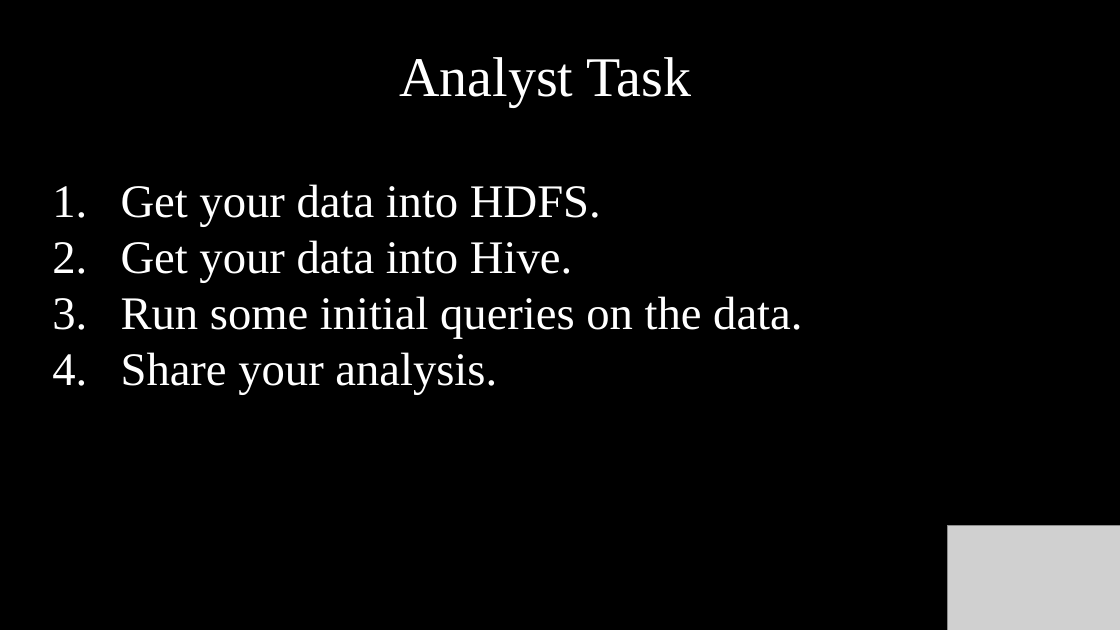
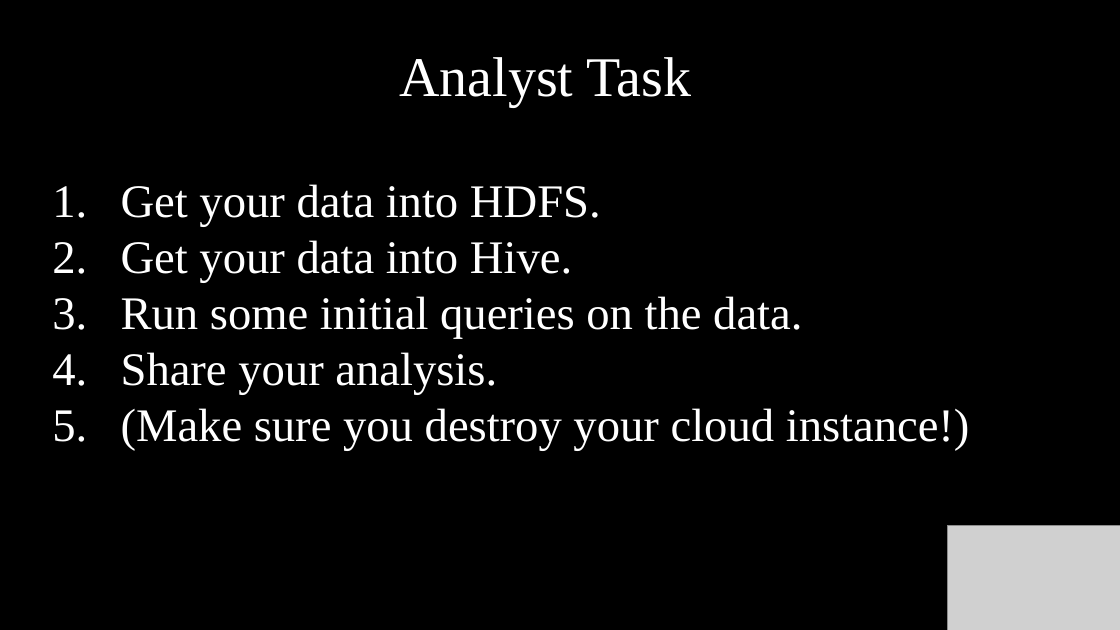
Before and after one commit to MassStreetAnalytics/Hands-On-Hadoop, a slide deck: slide 48 of Slide Deck/Hands On Hadoop.pptx. Drawn at 1120x630 pixels with LibreOffice and Linux fonts; fonts in the diff are those of the drawing; grey boxes stand for pictures; background and template pictures are left out. Boxes give left, top, right and bottom in pixels: in the first picture for what was removed or moved away, otherwise in the second. Text is boxed around its words. In the diff, an @@ line names an element or a change of style, - is before the commit and + after.

Commit message:
Added reminder to blow away cloud instance.

```diff
--- a/Slide Deck/Hands On Hadoop.pptx
+++ b/Slide Deck/Hands On Hadoop.pptx
@@ text at <box>121,408,970,451</box>: paragraph added @@
+5. (Make sure you destroy your cloud instance!)
```
